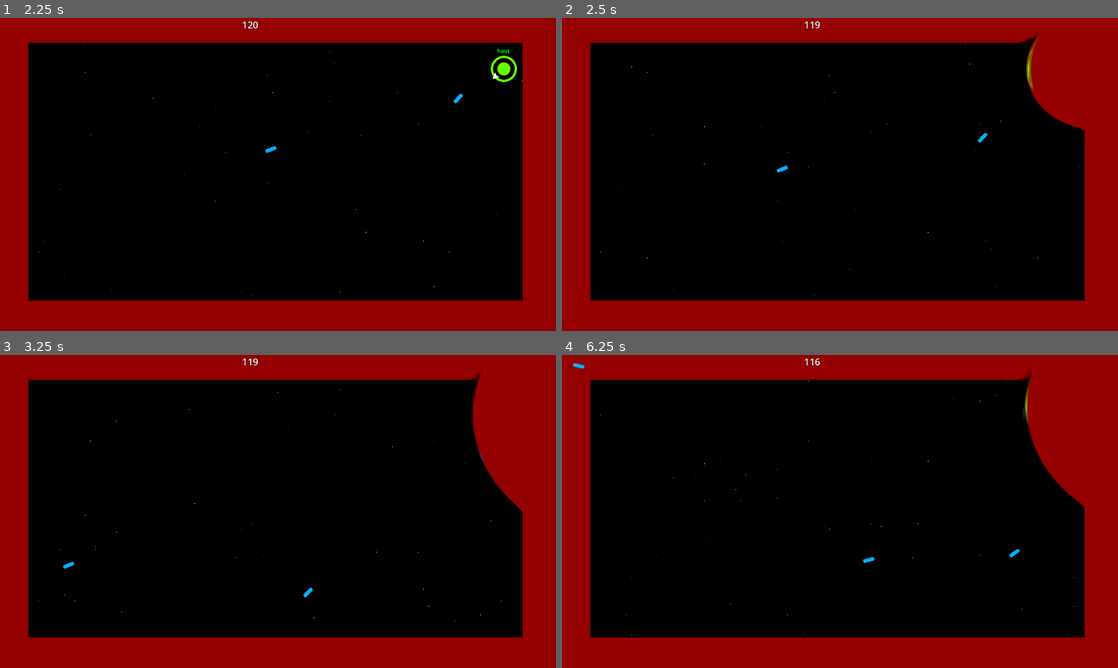
Above: before the commit, frames 1-4 (two rows, left to right).
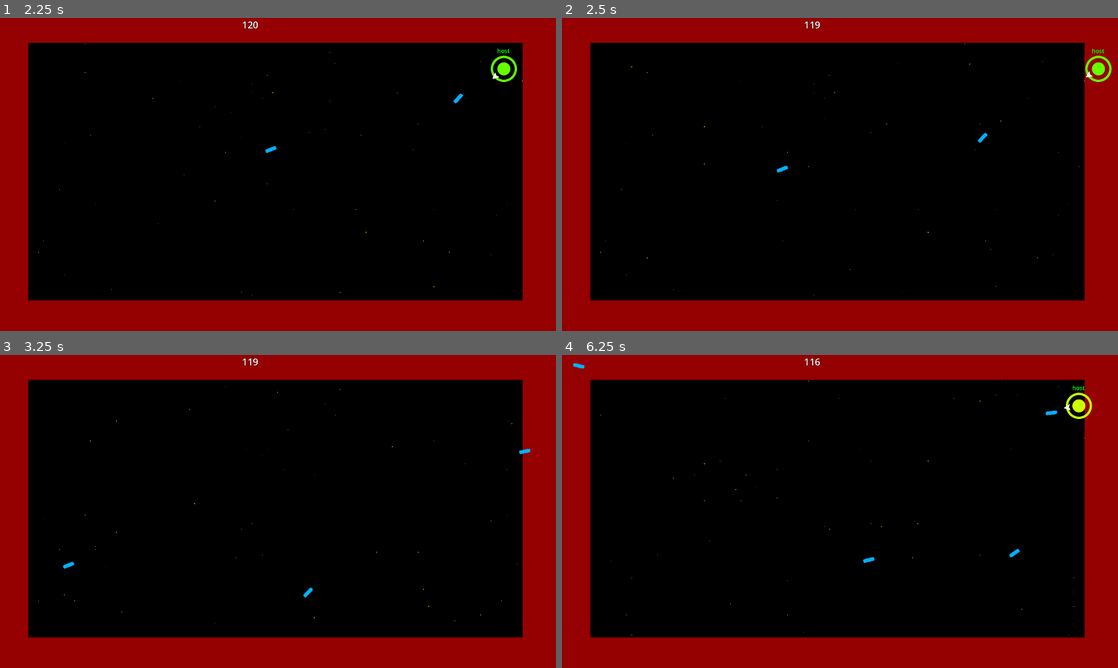
Above: after the commit, the same moments.

Repository: Pkepowicz/Infinite-Onslaught
Game: Godot game, scene res://assets/scenes/world.tscn
The game is run twice, just before and just after one commit, with the same random seed, the same clock (stepped at 60 frames per second) and the same inputs.
Inputs (mouse positions are in pixels of both pictures, inside the frame that each line leads up to):
- Up to frame 1 (2.25 s): click (278, 187) at 0.52 s; type "Alex" at 0.6 s; click (278, 205) at 0.75 s; type "12" at 0.83 s; click "Host" at 1.25 s; tap Enter at 2 s; move the mouse to (400, 158) at 2.02 s; hold Right (ui_right) from 2.03 s (still down); click (400, 158) at 2.1 s
- Up to frame 2 (2.5 s): keep holding Right (ui_right); right-click (962, 158) at 2.3 s
- Up to frame 3 (3.25 s): move the mouse to (166, 527) at 2.77 s; release Right (ui_right) at 2.78 s; hold Down (ui_down) from 2.78 s (still down); right-click (166, 527) at 2.85 s; click (166, 527) at 3.05 s
- Up to frame 4 (6.25 s): move the mouse to (895, 442) at 3.52 s; release Down (ui_down) at 3.53 s; hold Right (ui_right) 3.53-4.28 s; click (895, 442) at 3.6 s; right-click (895, 442) at 3.8 s; tap Space at 4.25 s; move the mouse to (812, 574) at 4.27 s; hold Up (ui_up) 4.28-5.03 s; right-click (812, 574) at 4.35 s; click (812, 574) at 4.55 s; move the mouse to (1006, 558) at 5.02 s; hold Left (ui_left) from 5.03 s (still down); click (1006, 558) at 5.1 s; right-click (1006, 558) at 5.3 s; move the mouse to (673, 464) at 5.77 s; right-click (673, 464) at 5.85 s; click (673, 464) at 6.05 s

Frame 1 is identical in both runs. In frame 2, 2.7% of the frame differs, in the area x 82-99%, y 5-37%; in frame 3, 3.0%; in frame 4, 3.3%, in the area x 82-96%, y 5-49%.

Commit message:
deleted explosion debug

Diff:
--- a/assets/player/Player.gd
+++ b/assets/player/Player.gd
@@ -36,11 +36,10 @@
 	$GunRotation.look_at(get_viewport().get_mouse_position())
 	if Input.is_action_just_pressed("Fire") && attack_cooldown.is_stopped():
 		attack_cooldown.start()
-		print(username)
 		Fire.rpc()
 
-	if Input.is_action_just_pressed("SpecialButton"):
-		get_parent().send_Shockwave(get_global_position())
+	#if Input.is_action_just_pressed("SpecialButton"):
+		#get_parent().send_Shockwave(get_global_position())
 
 	sync_pos = global_position
 	sync_rot = $GunRotation.rotation_degrees
